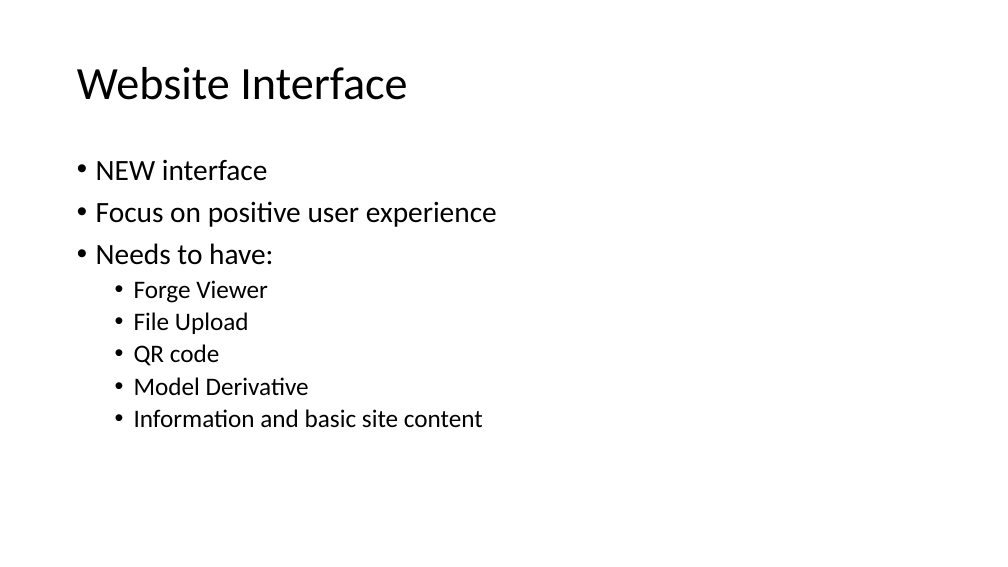
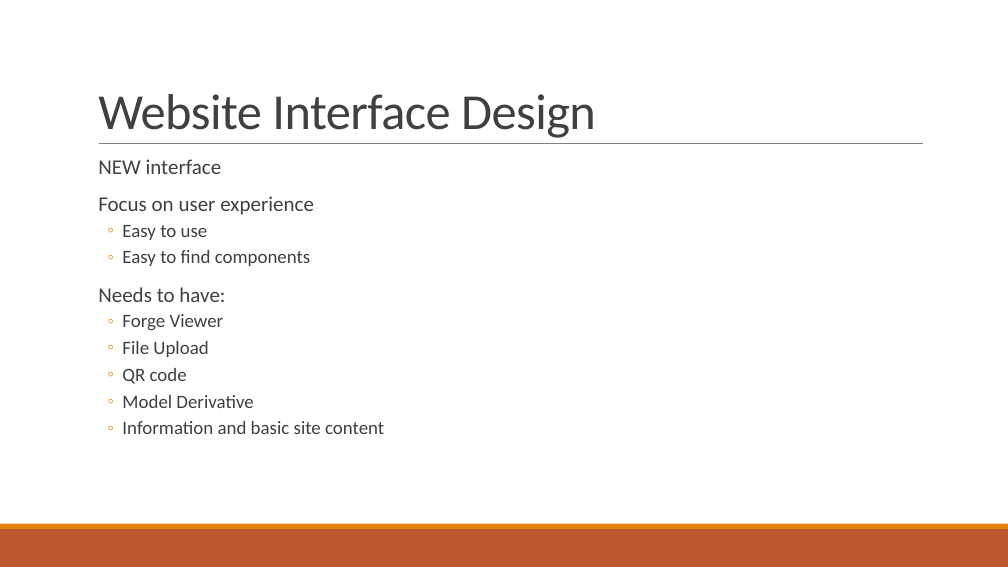
Before and after one commit to gonsalvg/Capstone-Forge-App, a slide deck: slide 18 of Progress Report/Progress report.pptx (slide 17 before the commit). Drawn at 1008x567 pixels with LibreOffice and Linux fonts; fonts in the diff are those of the drawing. Boxes give left, top, right and bottom in pixels: in the first picture for what was removed or moved away, otherwise in the second. Text is boxed around its words. In the diff, an @@ line names an element or a change of style, - is before the commit and + after.

```diff
--- a/Progress Report/Progress report.pptx
+++ b/Progress Report/Progress report.pptx
@@ title "Website Interface Design" at [98,94,596,138]: vertical alignment middle to bottom @@
@@ title at [98,94,596,138]: text changed; size 44 to 48 pt; text colour #000000 to #404040 @@
-Website Interface
+Website Interface Design
@@ line added from (99, 144) to (923, 144), #808080 0.5 pt @@
@@ text at [98,159,384,434]: size 28 to 20 pt in "NEW interface", "Needs to have:"; text colour #000000 to #404040 in "NEW interface", "Needs to have:", "Forge Viewer", "File Upload" and 3 more places; size 24 to 18 pt in "Forge Viewer", "File Upload", "QR code", "Model Derivative" and 1 more places; bullet • to  ; more space between paragraphs; bullet • to ◦ @@
@@ text at [98,196,314,266]: text changed; size 28 to 18 pt; text colour #000000 to #404040 @@
-• Focus on positive user experience
+  Focus on user experience
+  ◦ Easy to use
+  ◦ Easy to find components
@@ rectangle added at [0,529,1008,567], fill #BD582C @@
@@ rectangle added at [0,524,1008,529], fill #E48312 @@
```
Also in this commit, not shown: 32 other slides changed, 2 slides added, 1 slide removed.
